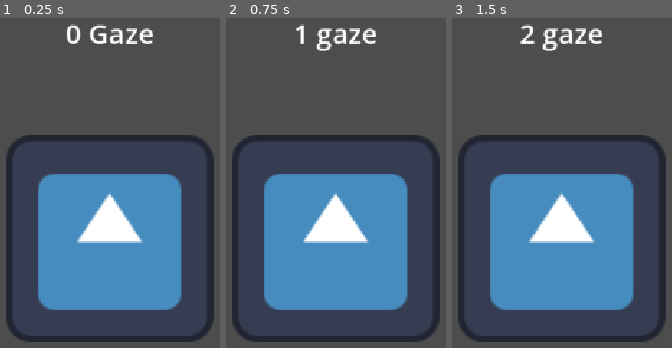
Above: before the commit, frames 1-3 (left to right).
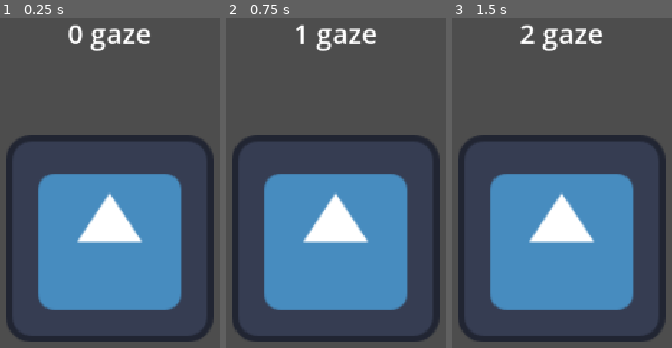
Above: after the commit, the same moments.

Repository: UnderstoodUseYourUsernameHere/Scopophobia
Game: Godot game, scene res://Scenes/game.tscn
Same seed, same stepped clock (60 frames per second), same inputs: the game is played once before the commit and once after it. The engine's default icon, where the game draws it, is replaced by a stand-in: a white triangle on a blue panel in a dark square.
Inputs (mouse positions are in pixels of both pictures, inside the frame that each line leads up to):
- Up to frame 1 (0.25 s): no input
- Up to frame 2 (0.75 s): click (336, 239) at 0.5 s
- Up to frame 3 (1.5 s): tap Enter at 1.25 s; move the mouse to (outside the picture) at 1.27 s; hold Right from 1.28 s (still down); tap Alt at 1.35 s; click (outside the picture) at 1.42 s

The runs differ from the first frame. In frame 1, 1.4% of the frame differs, in the area x 30-70%, y 1-10%; in frame 2, nothing differs; in frame 3, nothing differs.

Commit message:
Amount of currency now saves locally.
Fixed up a couple bugs in the code, lambda stuff got me stuck for a good hour!

Diff:
--- /dev/null
+++ b/Scenes/game2.tscn
@@ -0,0 +1,48 @@
+[gd_scene format=3 uid="uid://crt4uy12qeht5"]
+
+[ext_resource type="Script" uid="uid://br4iivfe4tni2" path="res://scripts/game.gd" id="1_nnrli"]
+[ext_resource type="Texture2D" uid="uid://dm86a48intgtf" path="res://icon.svg" id="2_ny0ip"]
+[ext_resource type="Script" uid="uid://b31jnrnitr2q8" path="res://scripts/stats.gd" id="3_1o25a"]
+
+[node name="Game" type="Control" unique_id=1683267265]
+layout_mode = 3
+anchors_preset = 15
+anchor_right = 1.0
+anchor_bottom = 1.0
+grow_horizontal = 2
+grow_vertical = 2
+mouse_filter = 1
+script = ExtResource("1_nnrli")
+
+[node name="CenterContainer" type="CenterContainer" parent="." unique_id=159503959]
+layout_mode = 1
+anchors_preset = 15
+anchor_right = 1.0
+anchor_bottom = 1.0
+grow_horizontal = 2
+grow_vertical = 2
+
+[node name="Clickbutton" type="TextureButton" parent="CenterContainer" unique_id=2143556311]
+custom_minimum_size = Vector2(299, 299)
+layout_mode = 2
+texture_normal = ExtResource("2_ny0ip")
+ignore_texture_size = true
+stretch_mode = 0
+
+[node name="Stats" type="VBoxContainer" parent="." unique_id=705054138]
+layout_mode = 1
+anchors_preset = 10
+anchor_right = 1.0
+offset_bottom = 23.0
+grow_horizontal = 2
+script = ExtResource("3_1o25a")
+
+[node name="gazeLabel" type="Label" parent="Stats" unique_id=1226584436]
+layout_mode = 2
+theme_override_font_sizes/font_size = 40
+text = "0 Gaze"
+horizontal_alignment = 1
+vertical_alignment = 1
+
+[connection signal="gaze_changed" from="." to="Stats" method="_on_game_gaze_changed"]
+[connection signal="button_down" from="CenterContainer/Clickbutton" to="." method="_on_clickbutton_button_down"]
--- a/scripts/game.gd
+++ b/scripts/game.gd
@@ -1,11 +1,37 @@
 extends Control
 
-var gaze = 0 ## Amount of gaze(Base currency), as a variable.
-var amount_per_click = 1 ## Self explanatory, amount of gaze you get per click.
+const save_path = "user://userdata.save" ## Saves a path for the save file.
 
-signal gaze_changed ## Signal whenever the amount of gaze changes.
+var gaze = 0 ## Amount of gaze(base currency) as a variable.
+var amount_per_click = 1 ## Amount of gaze you get per click.
 
-func _on_clickbutton_button_down() -> void:
-	print("Clicked!")
-	gaze += amount_per_click ## Increases gaze by the variable amount_per_click.
-	emit_signal ("gaze_changed", gaze)
+signal gaze_changed(amount: int) ## Signal whenever the amount of gaze changes with the amount in an integer.
+
+func _ready() -> void: ## Loads data and changes gaze to amount saved on game start.
+	load_data()
+	gaze_changed.emit(gaze)
+
+func save_data() -> void: ## Save function, declares a variable, data, saved. Containing the amount of gaze currently.
+	var data = {
+		"gaze": gaze,
+	}
+
+	var file = FileAccess.open(save_path, FileAccess.WRITE) ## Opens the save path and writes the saved data into the file.
+	file.store_var(data)
+	file.close()
+
+func load_data() -> void: ## Opens the save path.
+	if FileAccess.file_exists(save_path): ## Checks if save file exists.
+		var file = FileAccess.open(save_path, FileAccess.READ) ## Reads the save file if it exists.
+		var data = file.get_var() ## Reads the stored data.
+		file.close() ## Closes.
+
+		if typeof(data) == TYPE_DICTIONARY: ## Checks if the data loaded is a dictionary, basically a set of key value pairs so the game doesnt crash if its corrupted or missing.
+			gaze = data.get("gaze", 0) ## Looks for the key, gaze, if gaze is found it loads it, else it defaults to zero.
+	else:
+		save_data() ## If the save file is empty or if the player is new to the game, instead of just crashing it creates a fresh save file.
+
+func _on_clickbutton_button_down() -> void: ## When the clickbutton is pressed, executes this:
+	gaze += amount_per_click ## When pressed, adds gaze by how much the variable amount_per_click is at.
+	gaze_changed.emit(gaze) ## Emits a signal to update the counter to the changed amount.
+	save_data() ## Saves.
--- a/scripts/stats.gd
+++ b/scripts/stats.gd
@@ -2,5 +2,5 @@
 
 @onready var gaze_label: Label = $gazeLabel
 
-func _on_game_gaze_changed(amount: int) -> void:
+func _on_game_gaze_changed(amount: int) -> void: ## Gets updates from game.gd and updates the gaze amount accordingly.
 	gaze_label.text = str(amount) + " gaze"
